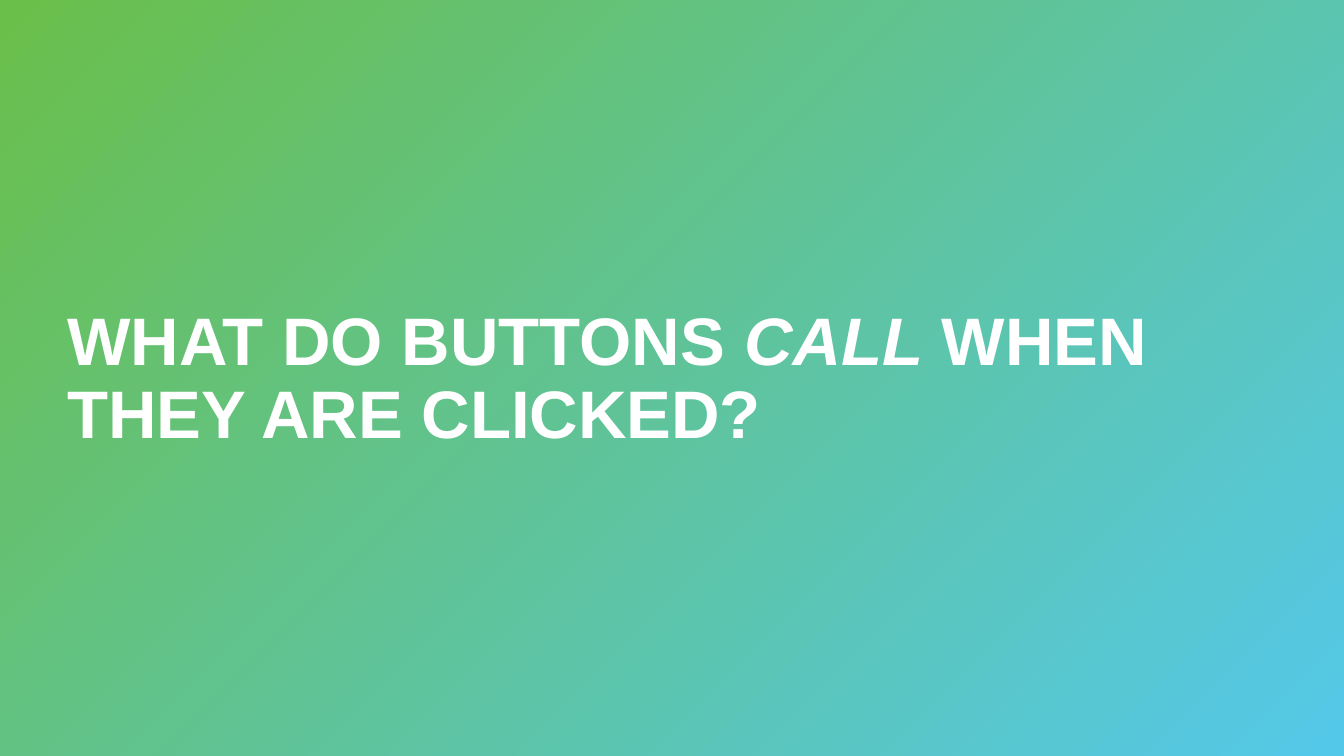
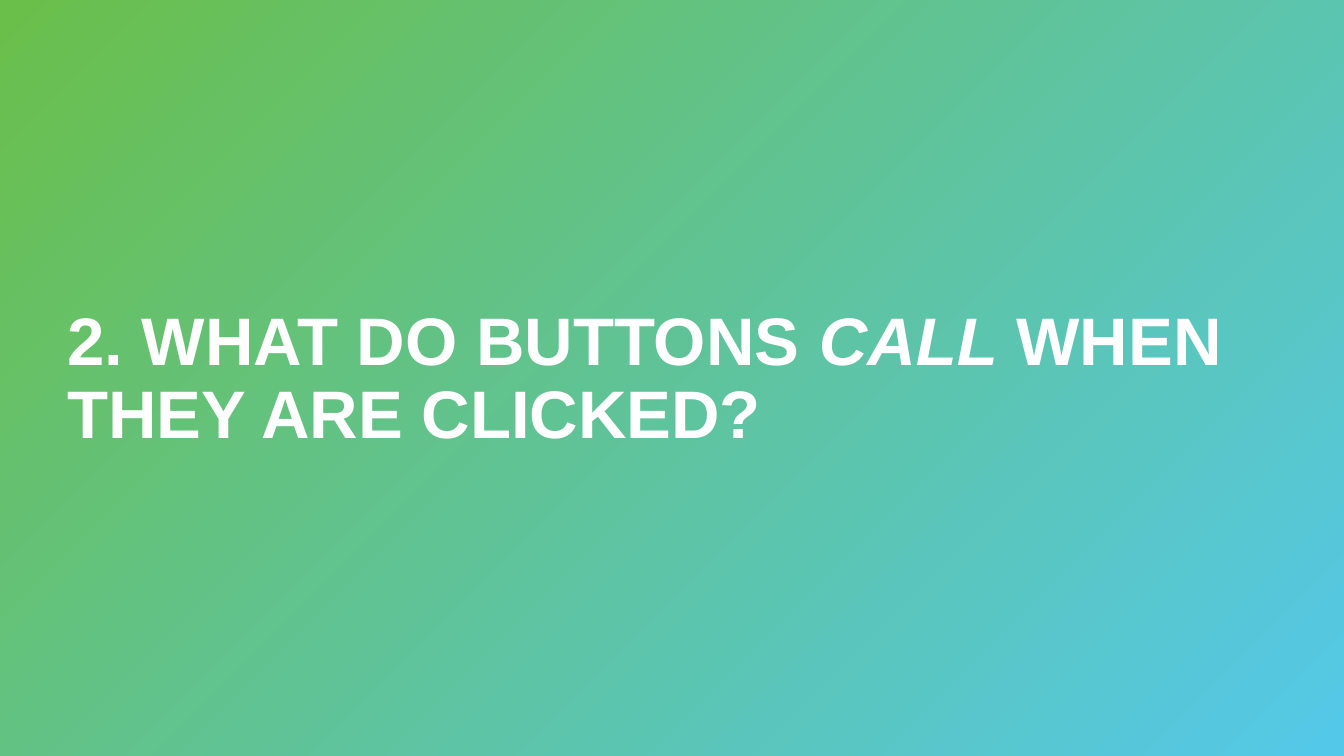
Before and after one commit to hytechclub/web-102, a slide deck: slide 4 of Week04/Review.pptx. Drawn at 1344x756 pixels with LibreOffice and Linux fonts; fonts in the diff are those of the drawing. Boxes give left, top, right and bottom in pixels: in the first picture for what was removed or moved away, otherwise in the second. Text is boxed around its words. In the diff, an @@ line names an element or a change of style, - is before the commit and + after.

```diff
--- a/Week04/Review.pptx
+++ b/Week04/Review.pptx
@@ title at <box>67,318,1222,439</box>: text changed @@
-WHAT DO BUTTONS CALL WHEN THEY ARE CLICKED?
+2. WHAT DO BUTTONS CALL WHEN THEY ARE CLICKED?
```
Also in this commit, not shown: 6 other slides changed.
